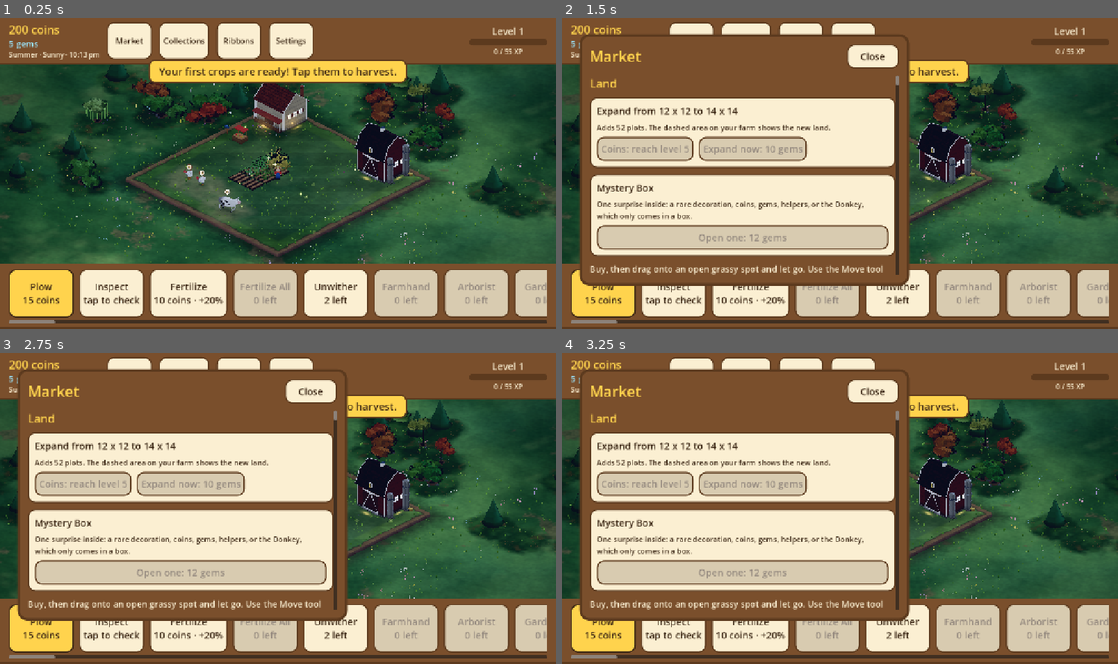
Above: before the commit, frames 1-4 (two rows, left to right).
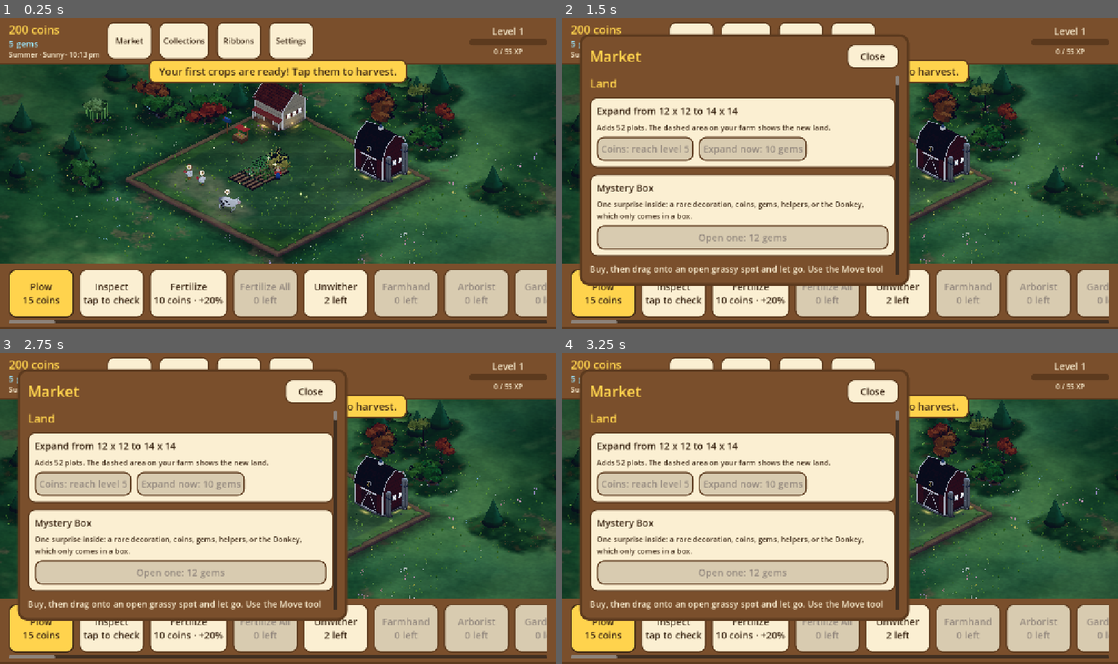
Above: after the commit, the same moments.

Repository: aniket-patra-1998/farm-game
Game: Godot game, scene res://scenes/main.tscn
Two runs of this game, one before a commit and one after it. Both use one fixed random seed, a clock stepped at 60 frames per second and the inputs below.
Inputs:
- Up to frame 1 (0.25 s): no input
- Up to frame 2 (1.5 s): click "Market" at 0.5 s; click "Collections" at 1.25 s
- Up to frame 3 (2.75 s): click "Ribbons" at 2 s
- Up to frame 4 (3.25 s): click "Plow 15 coins" at 2.75 s

The runs differ from the first frame. In frame 1, 1.0% of the frame differs, in the area x 40-75%, y 20-55%; in frame 2, 0.5%; in frame 3, 0.5%; in frame 4, 0.5%.

Commit message:
Buildings and decorations really stay inside their tile border: placing a model no longer discards its fit (the clamp was lost in Objects3D._build); decor is clamped too; tests check the placed result
Co-Authored-By: Claude Sonnet 5.5 <noreply@anthropic.com>
Claude-Session: https://claude.ai/code/session_014fNSr1LTa4ZmUtF6K6voar

Diff:
--- a/scripts/world/space_fit.gd
+++ b/scripts/world/space_fit.gd
@@ -134,7 +134,7 @@
 ## Brings a model (built in tiles from its footprint's corner) inside its tile's border: whatever reaches past
 ## is moved in, the whole thing, and shrunk a little only if it is wider than the room. Returns `root`.
 static func fit_model(root: Node3D, fp: Vector2i) -> Node3D:
-	var box := reach(root)
+	var box := reach(root, root.transform)   # as it stands now, scaled and moved already if it is
 	var room := tile_room(fp)
 	if box.size.x <= 0.0 or room.grow(_EPS).encloses(box):
 		return root
@@ -147,8 +147,8 @@
 			shift[axis] = room.end[axis] - hi[axis]
 		if lo[axis] + shift[axis] < room.position[axis]:
 			shift[axis] = room.position[axis] - lo[axis]
-	root.scale = Vector3.ONE * shrink
-	root.position = Vector3(shift.x, 0.0, shift.y)
+	root.transform = Transform3D(Basis.IDENTITY.scaled(Vector3.ONE * shrink), Vector3(shift.x, 0.0, shift.y)) \
+		* root.transform
 	return root
 
 
--- a/scripts/world3d/objects_3d.gd
+++ b/scripts/world3d/objects_3d.gd
@@ -11,6 +11,7 @@
 
 const MODELLED := ["building", "barn", "crafting", "tree", "animal", "vehicle", "decor", "young", "bloom"]
 const TIMED_KINDS := ["tree", "bloom", "building", "barn", "crafting", "young"]   # what time alone can change
+const DRESSING := "Dressing"   # the name of the grass and stones round an object (they lie outside its footprint)
 const TREE_SIZE_JITTER := 0.0   # each tree of a kind is this much bigger or smaller than the built look it copies
 const FULL_EVERY := 10        # a full look at everything every this many seconds (the rest only look at those)
 const SCENERY_Y := -Ground3D.SLAB
@@ -245,6 +246,8 @@
 				node = Node3D.new()   # drawn by the LinkLayer, which joins it to its neighbours; this stands in for taps
 			else:
 				node = DecorModel.build(it, fp, o)
+				if not str(o["id"]).ends_with("_tree"):   # (a tree's crown overhangs by design)
+					node = SpaceFit.fit_model(node, fp)
 		"young":
 			node = DecorModel.build_young(it, o, Game.nurture.growth(o))
 		"bloom":
@@ -261,6 +264,7 @@
 					node.add_child(BuildingFill.create(o, node))
 	var dressing := Dressing.make(Game.kind_of(o), fp, int(o["uid"]))
 	if dressing != null:
+		dressing.name = DRESSING
 		node.add_child(dressing)
 	# The view stands at the footprint's centre on the ground, so it squashes, bounces and lands about
 	# its base; the model hangs under it, shifted back to the footprint's corner.
@@ -272,7 +276,8 @@
 		# Turned: mirrored across the footprint's diagonal (square things only turn), as the 2D art flips
 		# left to right on screen.
 		basis = Basis(Vector3(0, 0, 1), Vector3(0, 1, 0), Vector3(1, 0, 0)) * turn
-	node.transform = Transform3D(basis, -(basis * centre))
+	# (What the model was already moved and shrunk by to sit inside its tile border, SpaceFit.fit_model, stays.)
+	node.transform = Transform3D(basis, -(basis * centre)) * node.transform
 	holder.add_child(node)
 	return holder
 
--- a/tests/suites/world3d_test.gd
+++ b/tests/suites/world3d_test.gd
@@ -1226,3 +1226,25 @@
 			_check(room.encloses(reach), "%s's site at %.0f%% stays inside its tile border (reaches %s)" % [
 				id, progress * 100.0, reach])
 			model.free()
+
+
+func test_310_buildings_and_decorations_as_placed_stay_inside_their_tile_border() -> void:
+	# (Built the way the farm builds them, so the clamp is checked where it matters: a model that fits on its own can
+	# still lose its fit when it is put in place. Trees overhang their tiles by design and are left out, as is the
+	# grass drawn round everything.)
+	var view := Objects3D.new()
+	for id: String in Game.items:
+		var def := Game.catalog.get_def(id)
+		if not (def is BuildingDef or def is DecorationDef) or id.ends_with("_tree") or Game.links.group_of(id) != "":
+			continue
+		var fp := Game.footprint(id)
+		var holder: Node3D = view._build({"uid": 7, "id": id, "row": 0, "col": 0, "t": Game.now()})
+		var model := holder.get_child(0) as Node3D
+		if model.has_node(Objects3D.DRESSING):
+			model.remove_child(model.get_node(Objects3D.DRESSING))
+		var reach := SpaceFit.reach(model, model.transform)
+		var room := SpaceFit.tile_room(fp).grow(0.02)
+		room.position -= Vector2(fp) / 2.0   # (the model is measured about the footprint's centre)
+		_check(room.encloses(reach), "%s as placed stays inside its tile border (reaches %s)" % [id, reach])
+		holder.free()
+	view.free()
